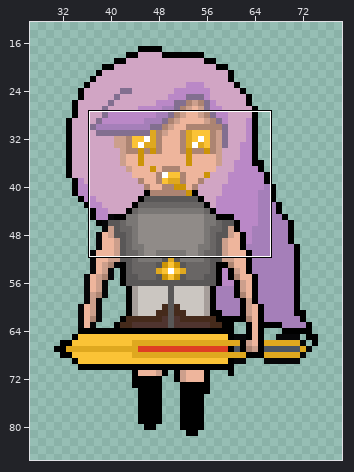
Sprite sheet -- Assets/Sprites/Enemy/Woman/Woman6.png. Above: a wide view before the commit, with the close-up outlined.
Close-up. Earlier state:
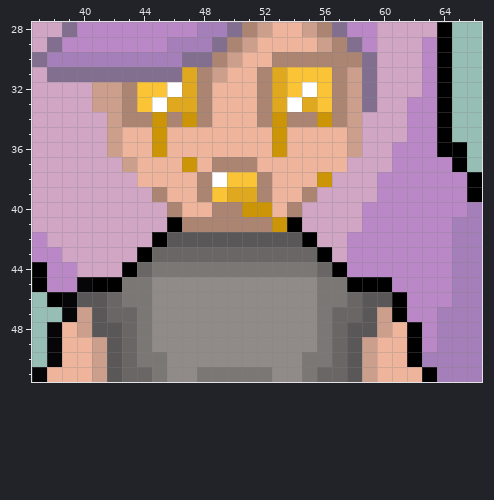
The file is 100x100 pixels. Colours within 5 levels of each other are drawn and written as one. Shown: x 37..66, y 28..51. The wide view leaves out empty margins.
New version:
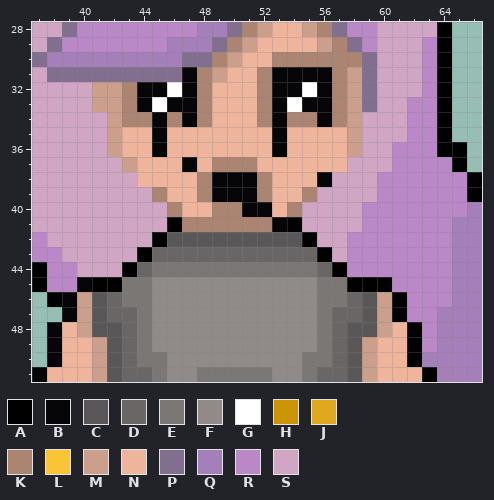
Palette (. is transparent): A #000000  B #060608  C #595757  D #696665  E #7a7775  F #908b88  G #ffffff  H #cc9407  J #dfa81f  K #ac8472  L #fbc336  M #cc9f8c  N #eeb59c  P #826f90  Q #a57fb9  R #ba88c7  S #d1a5c4
From the commit log: Change: woman got black eyes now
What changed:
@@ x 42..58 @@
 30 QQQQQPPKMNNKKKKKK
-31 PPPPPJKMNNKJLLLKM
-32 MKLLGJKNNNKJLGLKM
-33 MKLGJJKNNNKJGJLKM
-34 MKKHKHKNNNKHKKHKM
-35 MNNHNNNNNNNHNNNNM
-36 MNNHNNNNNNNHNNNNM
-37 SMNNNHNKKKNNNNNNS
-38 SSNNNNKGLLKNNNHSS
-39 SSSKNNKLJJKNNKSSS
-40 SSSSKNNKKHHNKSSSS
-41 SSSSAKKKKKKHASSSS
+31 PPPPPBKMNNKBBBBKM
+32 MKBBGBKNNNKBBGBKM
+33 MKBGBBKNNNKBGBBKM
+34 MKKBKBKNNNKBKKBKM
+35 MNNBNNNNNNNBNNNNM
+36 MNNBNNNNNNNBNNNNM
+37 SMNNNBNKKKNNNNNNS
+38 SSNNNNKBBBKNNNBSS
+39 SSSKNNKBBBKNNKSSS
+40 SSSSKNNKKBBNKSSSS
+41 SSSSAKKKKKKBASSSS
 42 SSSACCCCCCCCCASSR
@@ x 37..66 @@
 45 ARRBAAEEFFFFFFFFFFFEEAAARRRRQQ
-46 .ABCCDEEFFFFFFFFFFFEEDCCARRRQQ
+46 .ABMCDEEFFFFFFFFFFFEEDCMARRRQQ
 47 ..BMCDDEFFFFFFFFFFFEDDCMARRQQQ
Boxes around the changes in both close-ups, in picture pixels (x1, y1, x2, y2):
changed: (137, 67, 332, 232)
changed: (77, 292, 92, 307)
changed: (377, 292, 392, 307)
